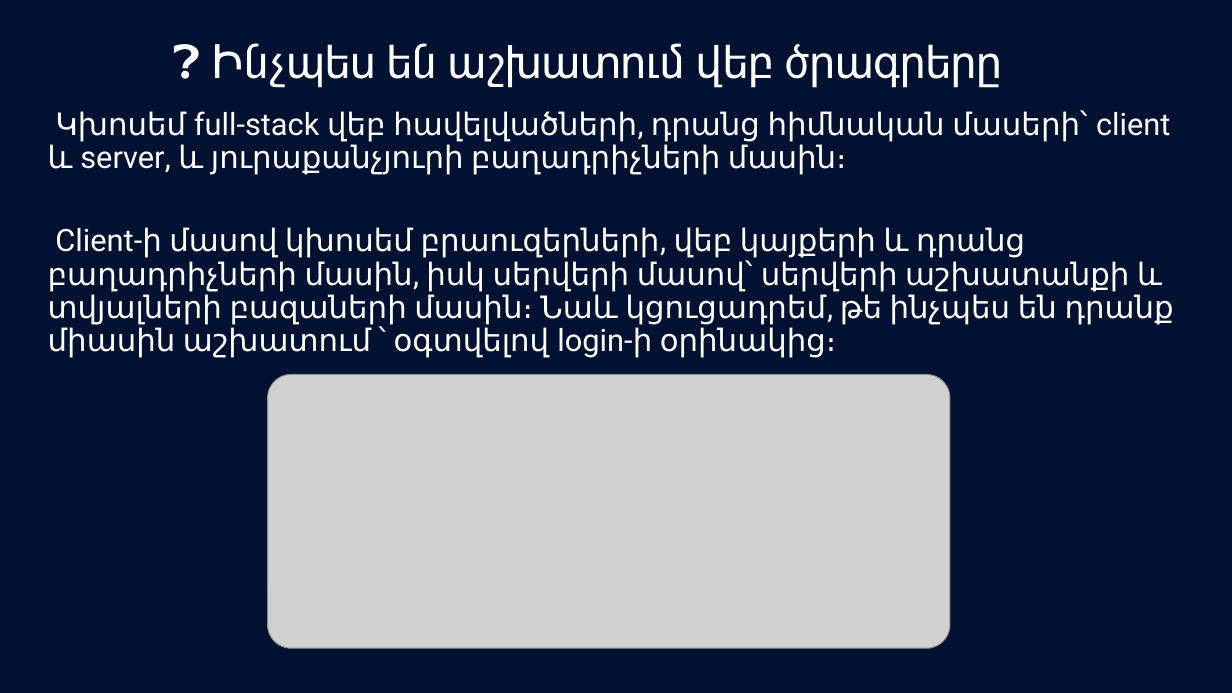
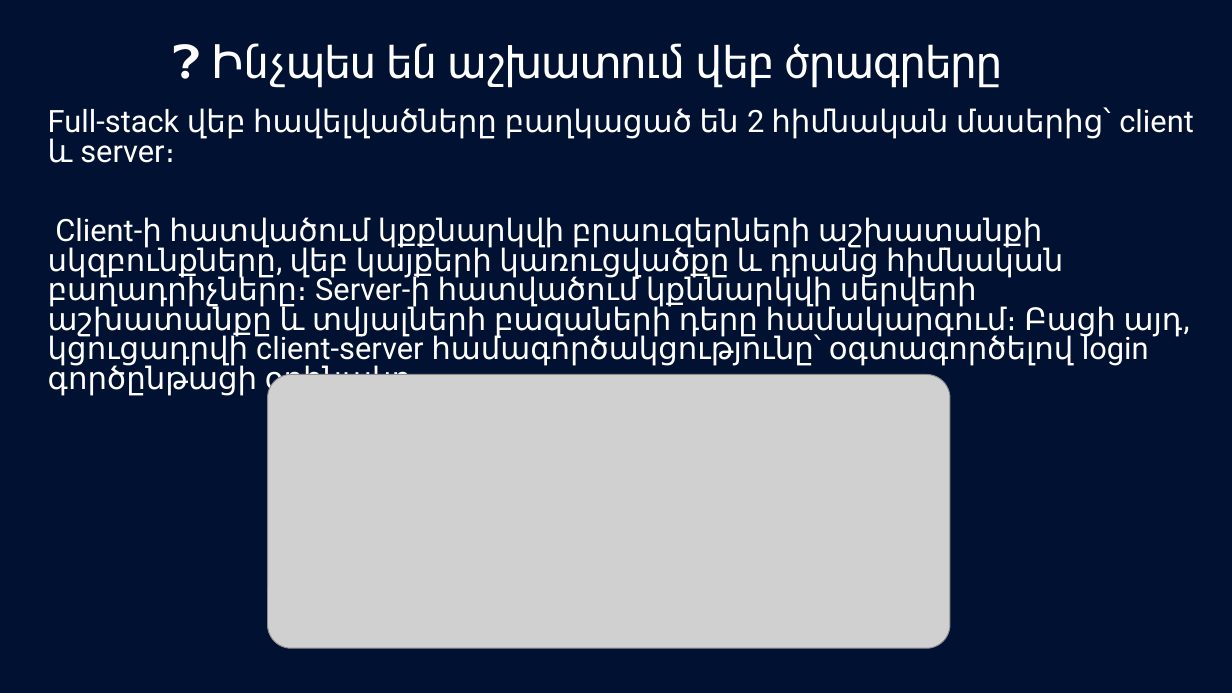
Before and after one commit to HaniusG/diploma-car-trading-platform, a slide deck: slide 4 of Fullstack.pptx. Drawn at 1232x693 pixels with LibreOffice and Linux fonts; fonts in the diff are those of the drawing; grey boxes stand for pictures. Boxes give left, top, right and bottom in pixels: in the first picture for what was removed or moved away, otherwise in the second. Text is boxed around its words. In the diff, an @@ line names an element or a change of style, - is before the commit and + after.

```diff
--- a/Fullstack.pptx
+++ b/Fullstack.pptx
@@ subtitle at [48, 107, 1193, 396]: text changed @@
-Կխոսեմ full-stack վեբ հավելվածների, դրանց հիմնական մասերի՝ client և server, և յուրաքանչյուրի բաղադրիչների մասին։
-Client-ի մասով կխոսեմ բրաուզերների, վեբ կայքերի և դրանց բաղադրիչների մասին, իսկ սերվերի մասով՝ սերվերի աշխատանքի և տվյալների բազաների մասին։ Նաև կցուցադրեմ, թե ինչպես են դրանք միասին աշխատում ՝ օգտվելով login-ի օրինակից։
+Full-stack վեբ հավելվածները բաղկացած են 2 հիմնական մասերից՝ client և server։
+Client-ի հատվածում կքքնարկվի բրաուզերների աշխատանքի սկզբունքները, վեբ կայքերի կառուցվածքը և դրանց հիմնական բաղադրիչները։ Server-ի հատվածում կքննարկվի սերվերի աշխատանքը և տվյալների բազաների դերը համակարգում։ Բացի այդ, կցուցադրվի client-server համագործակցությունը՝ օգտագործելով login գործընթացի օրինակը։
```
Also in this commit, not shown: 4 slides added, 1 other file.
